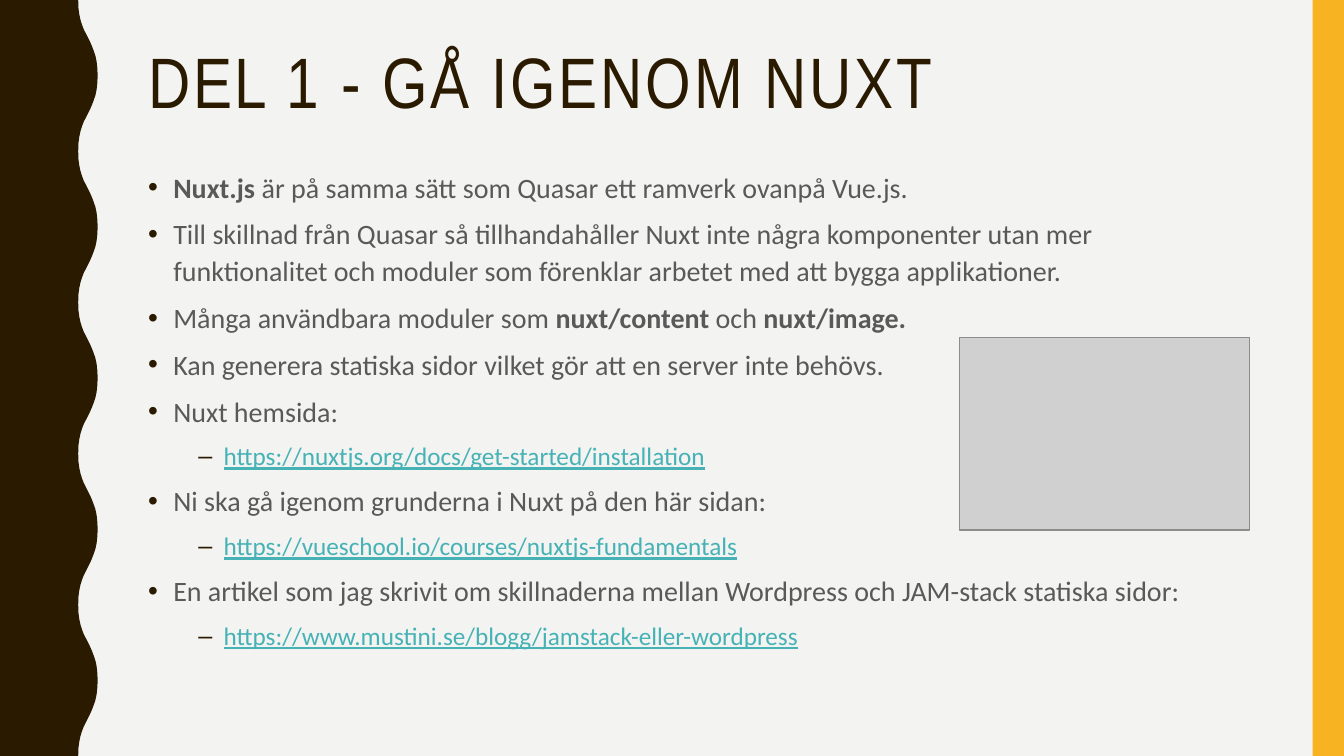
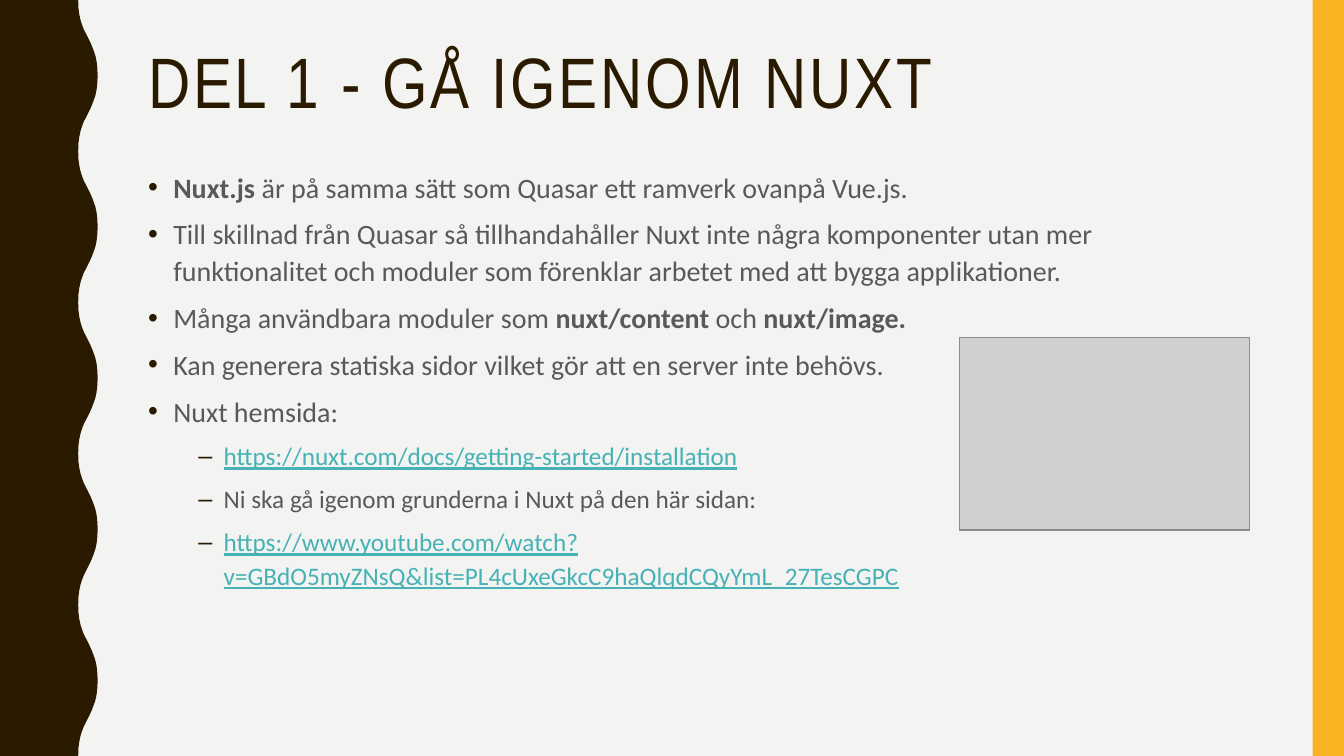
Before and after one commit to abbjetmus/220S-Nuxt, a slide deck: slide 6 of Bygga-Blogg.pptx. Drawn at 1344x756 pixels with LibreOffice and Linux fonts; fonts in the diff are those of the drawing; grey boxes stand for pictures. Boxes give left, top, right and bottom in pixels: in the first picture for what was removed or moved away, otherwise in the second. Text is boxed around its words. In the diff, an @@ line names an element or a change of style, - is before the commit and + after.

```diff
--- a/Bygga-Blogg.pptx
+++ b/Bygga-Blogg.pptx
@@ text at (224,447,737,470): text changed @@
-  – https://nuxtjs.org/docs/get-started/installation
+  – https://nuxt.com/docs/getting-started/installation
@@ text at (224,490,756,513): size 20 to 18 pt in "Ni ska gå igenom grunderna i Nuxt ..."; bullet • to –; list level 1 to 2 in "Ni ska gå igenom grunderna ..." @@
@@ text at (224,533,899,589): text changed @@
-  – https://vueschool.io/courses/nuxtjs-fundamentals
-• En artikel som jag skrivit om skillnaderna mellan Wordpress och JAM-stack statiska sidor:
-  – https://www.mustini.se/blogg/jamstack-eller-wordpress
+  – https://www.youtube.com/watch?v=GBdO5myZNsQ&list=PL4cUxeGkcC9haQlqdCQyYmL_27TesCGPC
```
Also in this commit, not shown: 4 other slides changed, 1 slide removed, 1 other file.
